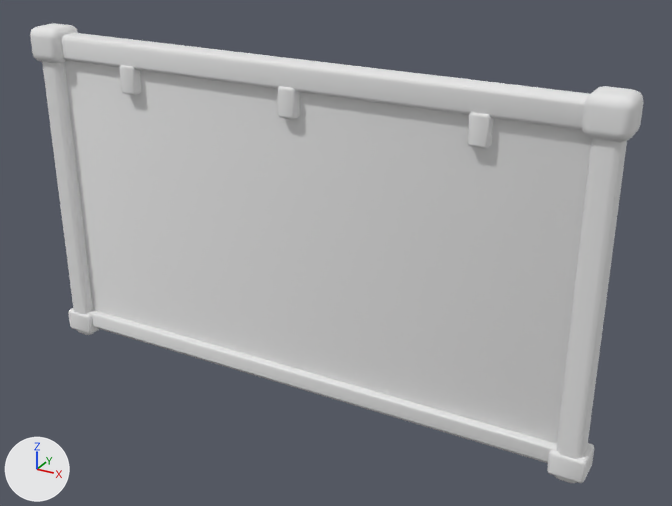
The glTF model assets/rooms/bakery/window_wall.glb as it was, and as the next commit left it.
The view is the same before and after, from a 50 mm lens placed at (4.76, -7.81, 5.66), pointed at (0.41, 0.09, 1.71). The axes (+X, +Y, +Z) are drawn at lower left. The lights are the same throughout. The older version comes first. Vertices at exactly the same position are counted once.

The first picture shows 'window_wall.001'.
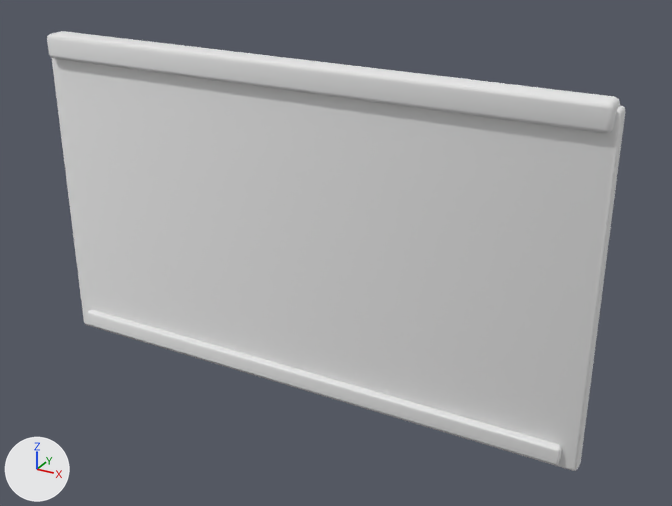
Boxes (x1, y1, x2, y2) around the edits, measured in the pictures (672 x 506 px):
'window_wall.001', reshaped: before (30, 23, 643, 483); after (47, 31, 626, 471)
part 1 of me_window_wall_mobile, deleted: before (30, 23, 643, 483)

What changed in the scene script:
```text
Change me_window_wall_mobile:
    used by ob_window_wall_001; location = (0.0, 0.0, 0.0)
    remove me_window_wall_mobile.from_pydata(...)  # 832 vertices, 1616 faces; spans x -3.33..3.33, y -0.28..0.15, z -0.07..3.79
    add me_window_wall_mobile.from_pydata(...)  # 168 vertices, 324 faces; spans x -3.2..3.2, y -0.18..0.1, z 0.0..3.72
    me_window_wall_mobile part 1: 9 loose pieces with 664 vertices, spanning x -3.33..3.33, y -0.28..0.15, z -0.07..3.79, are deleted
```
